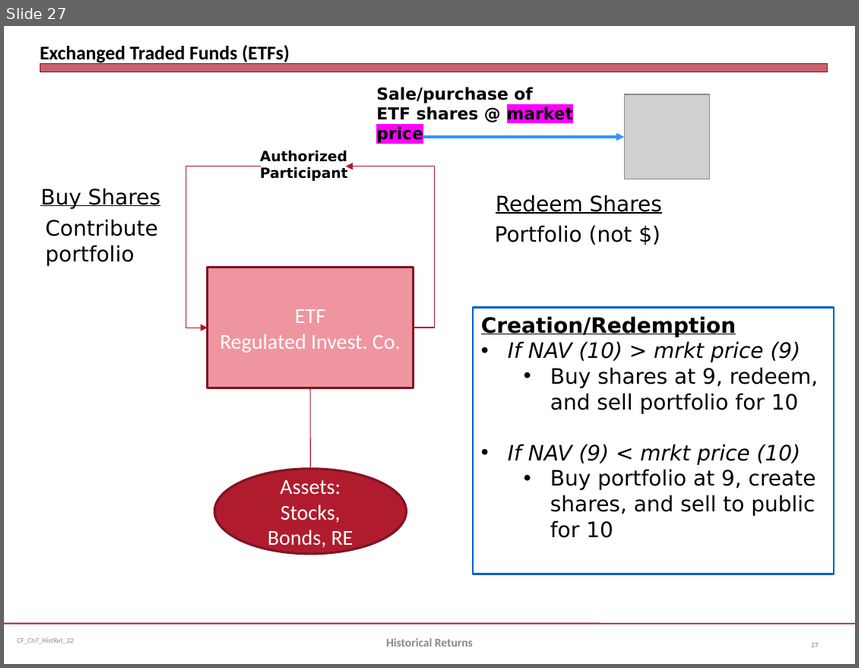
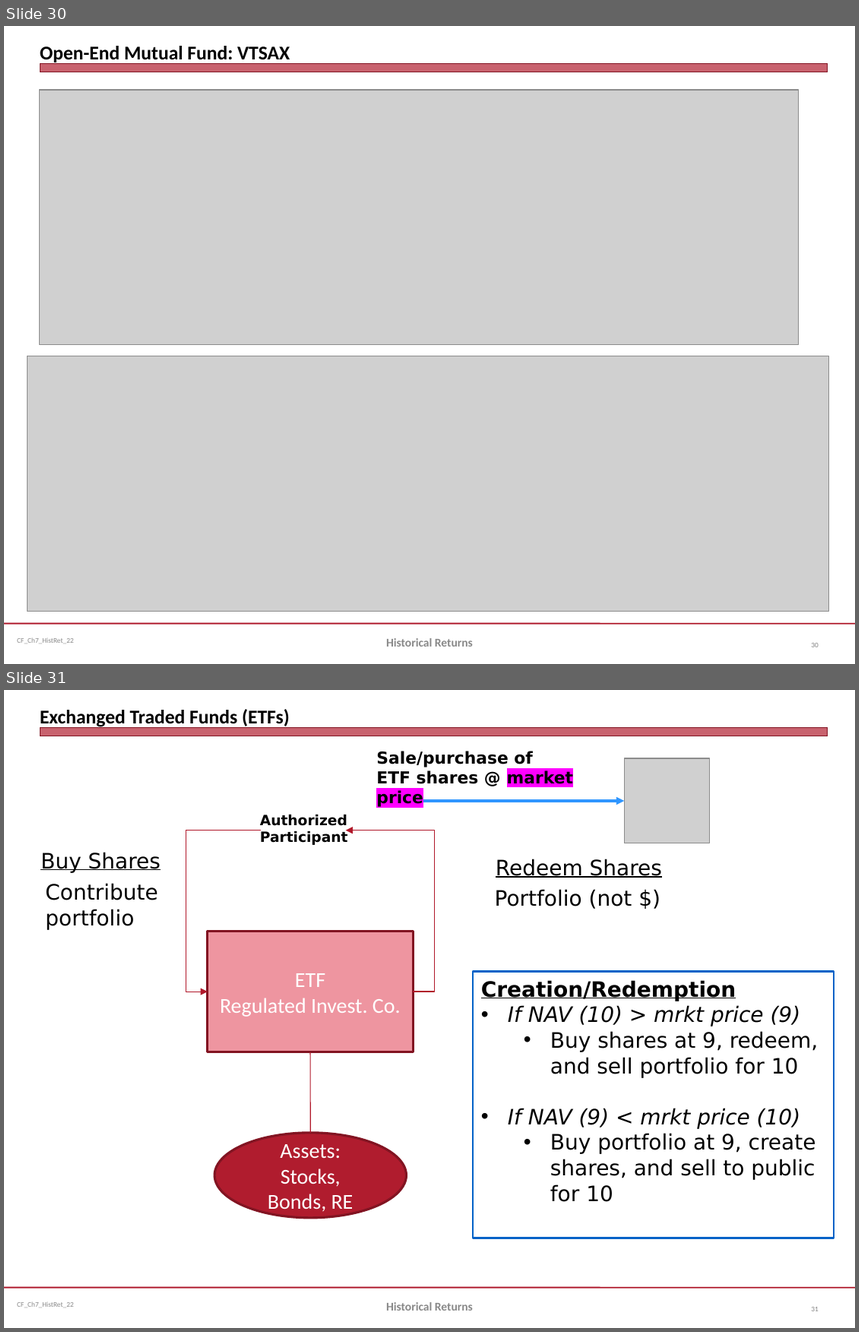
Before and after one commit to jmc877/Corporate-Finance, a slide deck: slides/CF_Ch7_HistRet_22.pptx. Shown one above the other, each under a label of ours: slide 27 before the commit, slides 30 and 31 after it. The pictures are 859x668 and 859x1332 pixels, drawn with LibreOffice and Linux fonts; fonts in the diff are those of the drawing; grey boxes stand for pictures. Boxes give left, top, right and bottom in pixels: in the first picture for what was removed or moved away, otherwise in the second. Text is boxed around its words. In the diff, an @@ line names an element or a change of style, - is before the commit and + after.

```diff
--- a/slides/CF_Ch7_HistRet_22.pptx
+++ b/slides/CF_Ch7_HistRet_22.pptx
@@ slide 30 added at [4,26,855,664], background #FFFFFF; not listed: 3 template elements that a slide beside it also shows @@
@@ title added at [40,46,290,64], 16.5 pt, text #000000, bold @@
+Open-End Mutual Fund: VTSAX
@@ picture added at [39,90,798,345] @@
@@ picture added at [27,357,829,612] @@
@@ text added at [386,639,473,647], 10 pt, text #898989, bold @@
+Historical Returns
@@ page number added at [811,643,818,648], 6 pt, text #808080 @@
+30
@@ what was slide 27 is now slide 31 @@
@@ page number at [811,1307,818,1312]: text changed @@
-27
+31
```
Also in this commit, not shown: 11 slides changed, 3 other slides added, 9 other files.
